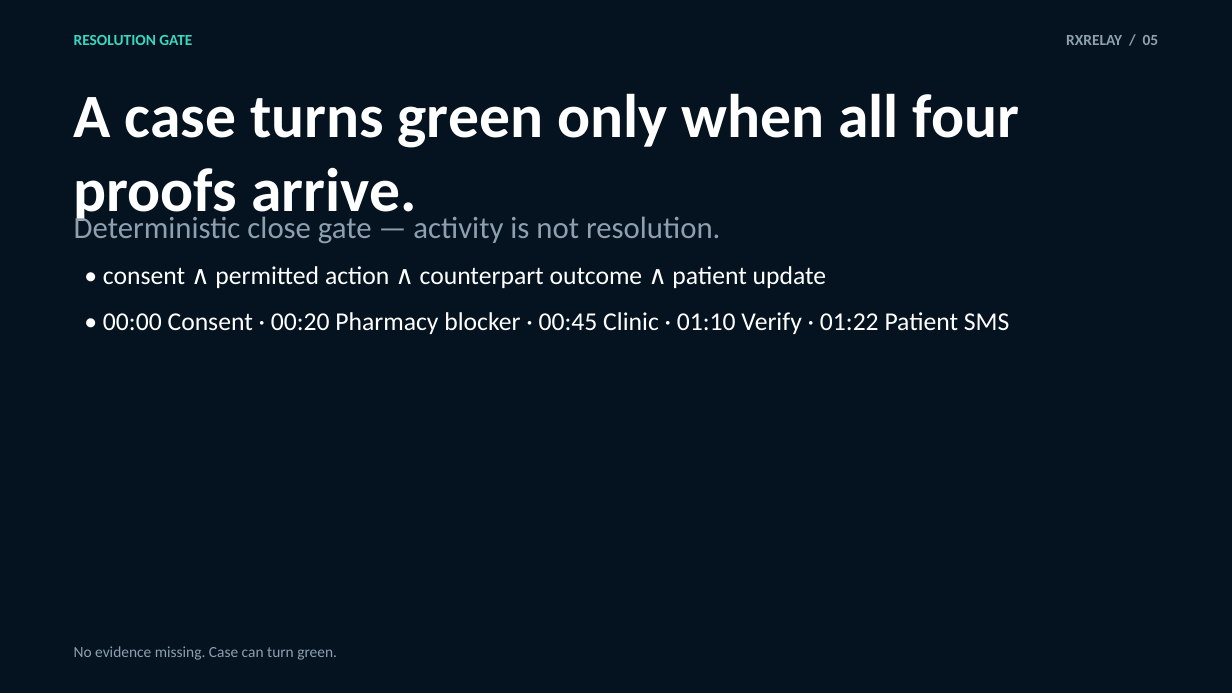
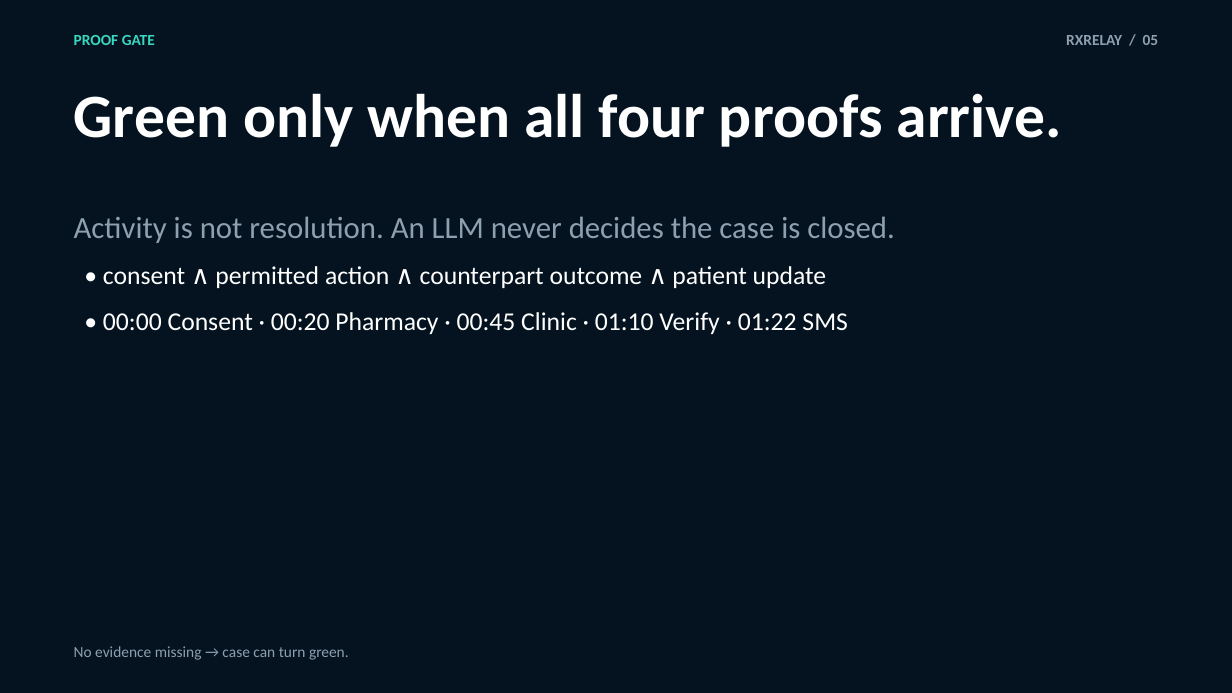
Before and after one commit to vnmoorthy/rxrelay, a slide deck: slide 5 of deck/output/RxRelay_Hackathon_Pitch.pptx. Drawn at 1232x693 pixels with LibreOffice and Linux fonts; fonts in the diff are those of the drawing. Boxes give left, top, right and bottom in pixels: in the first picture for what was removed or moved away, otherwise in the second. Text is boxed around its words. In the diff, an @@ line names an element or a change of style, - is before the commit and + after.

```diff
--- a/deck/output/RxRelay_Hackathon_Pitch.pptx
+++ b/deck/output/RxRelay_Hackathon_Pitch.pptx
@@ text at (x1=74, y1=35, x2=155, y2=45): text changed @@
-RESOLUTION GATE
+PROOF GATE
@@ text at (x1=74, y1=93, x2=1062, y2=147): text changed @@
-A case turns green only when all four proofs arrive.
+Green only when all four proofs arrive.
@@ text at (x1=74, y1=216, x2=895, y2=243): text changed @@
-Deterministic close gate — activity is not resolution.
+Activity is not resolution. An LLM never decides the case is closed.
@@ text at (x1=103, y1=312, x2=847, y2=334): text changed @@
-• 00:00 Consent · 00:20 Pharmacy blocker · 00:45 Clinic · 01:10 Verify · 01:22 Patient SMS
+• 00:00 Consent · 00:20 Pharmacy · 00:45 Clinic · 01:10 Verify · 01:22 SMS
@@ text at (x1=74, y1=646, x2=349, y2=660): text changed @@
-No evidence missing. Case can turn green.
+No evidence missing → case can turn green.
```
Also in this commit, not shown: 11 other slides changed, 1 slide added, 1 slide removed, 7 other files.
